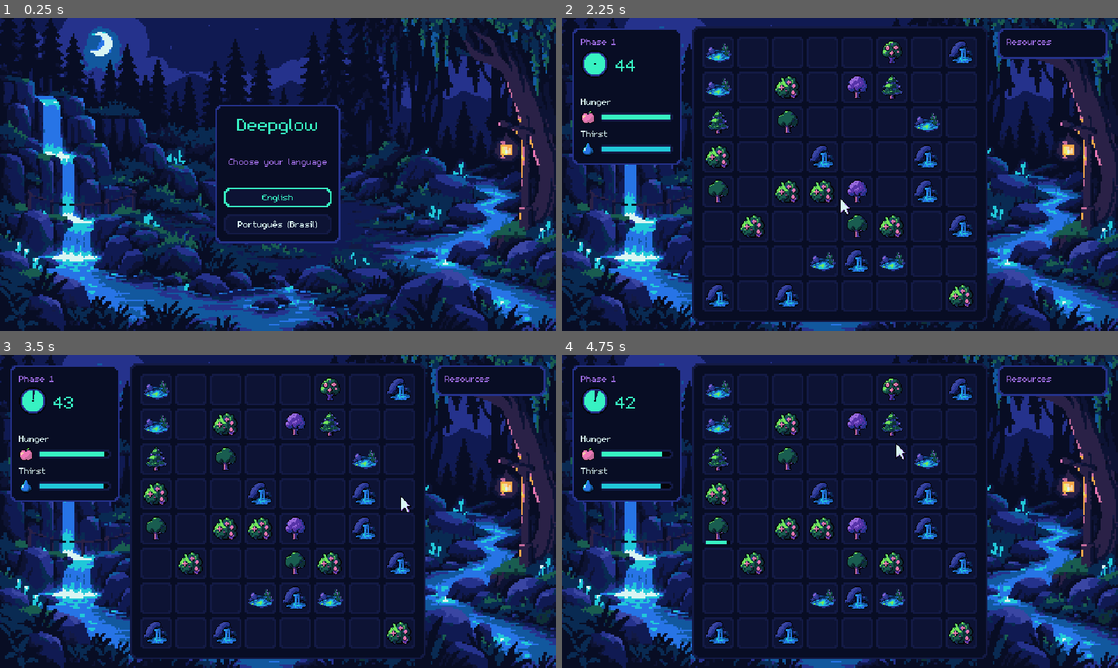
Above: before the commit, frames 1-4 (two rows, left to right).
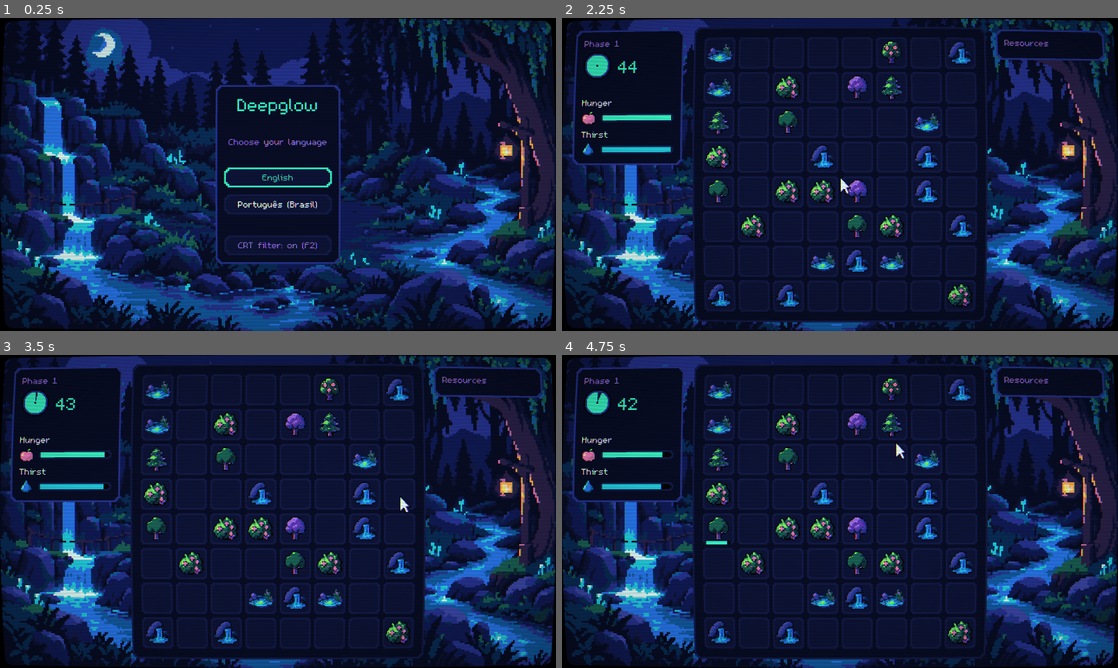
Above: after the commit, the same moments.

Repository: thiagoalgo/deepglow-ai-original
Game: Godot game, scene res://src/main/app.tscn
Same seed, same stepped clock (60 frames per second), same inputs: the game is played once before the commit and once after it. Before the commit the project starts from res://src/main/main.tscn.
Inputs (mouse positions are in pixels of both pictures, inside the frame that each line leads up to):
- Up to frame 1 (0.25 s): no input
- Up to frame 2 (2.25 s): click (840, 246) at 0.5 s, where only the run after the commit has a clickable "CRT filter: on (F2)"; click (840, 246) at 1.25 s, where only the run after the commit has a clickable "CRT filter: off (F2)"; click "English" at 2 s
- Up to frame 3 (3.5 s): tap Enter at 2.75 s; move the mouse to (400, 495) at 2.77 s; press the mouse at (400, 495) at 2.78 s
- Up to frame 4 (4.75 s): tap Space at 3.5 s; move the mouse to (728, 527) at 3.52 s; release the mouse at (728, 527) at 3.53 s; click (728, 527) at 3.6 s; tap Enter at 4.25 s; move the mouse to (895, 442) at 4.27 s; press the mouse at (895, 442) at 4.28 s

The runs differ from the first frame. In frame 1, 21% of the frame differs, in the area x 0-100%, y 0-100%; in frame 2, 17%; in frame 3, 17%; in frame 4, 17%.

Commit message:
feat: add optional CRT filter with a slightly curved tube look
- The game now renders into a fixed 640x360 SubViewport inside App
  (new main scene), shown integer-scaled and centred with letterbox, so
  post effects run at the window resolution.
- crt.gdshader: subtle barrel curvature, rounded tube corners, scanlines,
  vignette and light colour fringing; passthrough when disabled.
- Settings.crt_enabled (persisted, on by default), toggled with F2
  (toggle_crt action) or the button on the title screen.

Co-Authored-By: Claude Opus 5.5 <noreply@anthropic.com>
Claude-Session: https://claude.ai/code/session_012dh8mRUjYh5ntJv4jzA78g

Diff:
--- a/localization/translations.csv
+++ b/localization/translations.csv
@@ -4,6 +4,8 @@
 UI_CONTINUE,Continue,Continuar
 UI_BUY,Buy,Comprar
 UI_MAXED,Max,Máx
+UI_CRT_ON,CRT filter: on (F2),Filtro CRT: ligado (F2)
+UI_CRT_OFF,CRT filter: off (F2),Filtro CRT: desligado (F2)
 UI_SELECT_UPGRADE,Select an upgrade to see its details.,Selecione uma evolução para ver os detalhes.
 UI_LEVEL,%d/%d,%d/%d
 UI_UPGRADES_TITLE,Upgrades,Evoluções
--- a/project.godot
+++ b/project.godot
@@ -12,7 +12,7 @@
 
 config/name="Deepglow"
 config/description="Pixel art board game with a bioluminescent setting."
-run/main_scene="res://src/main/main.tscn"
+run/main_scene="res://src/main/app.tscn"
 config/features=PackedStringArray("4.7", "GL Compatibility")
 config/icon="res://icon.svg"
 
@@ -34,8 +34,7 @@
 window/size/viewport_height=360
 window/size/window_width_override=2560
 window/size/window_height_override=1440
-window/stretch/mode="viewport"
-window/stretch/scale_mode="integer"
+window/stretch/mode="disabled"
 
 [gui]
 
@@ -57,6 +56,11 @@
 , Object(InputEventKey,"resource_local_to_scene":false,"resource_name":"","device":-1,"window_id":0,"alt_pressed":false …(186 unchanged characters)…
 ]
 }
+toggle_crt={
+"deadzone": 0.2,
+"events": [Object(InputEventKey,"resource_local_to_scene":false,"resource_name":"","device":-1,"window_id":0,"alt_pressed":false,"shift_pressed":false,"ctrl_pressed":false,"meta_pressed":false,"pressed":false,"keycode":0,"physical_keycode":4194333,"key_label":0,"unicode":0,"location":0,"echo":false,"script":null)
+]
+}
 
 [internationalization]
 
--- a/src/autoload/settings.gd
+++ b/src/autoload/settings.gd
@@ -1,11 +1,12 @@
 extends Node
 ## Player settings (autoload "Settings"), persisted to user://settings.cfg.
 ##
-## Owns the active locale. To add a language: add a column to
+## Owns the active locale and the CRT filter switch. To add a language: add a column to
 ## localization/translations.csv, register the generated .translation in
 ## Project Settings > Localization, and add an entry to SUPPORTED_LOCALES.
 
 signal locale_changed(locale: String)
+signal crt_changed(enabled: bool)
 
 const SAVE_PATH := "user://settings.cfg"
 const DEFAULT_LOCALE := "en"
@@ -16,6 +17,8 @@
 }
 
 var locale: String = DEFAULT_LOCALE
+## Soft CRT look (curved tube, scanlines). Toggle: title screen or the toggle_crt action (F2).
+var crt_enabled: bool = true
 
 var _config := ConfigFile.new()
 var _has_saved_locale: bool = false
@@ -42,6 +45,12 @@
 	locale_changed.emit(locale)
 
 
+func set_crt_enabled(enabled: bool) -> void:
+	crt_enabled = enabled
+	_save()
+	crt_changed.emit(crt_enabled)
+
+
 ## Best supported match for a system/locale string (e.g. "pt_PT" -> "pt_BR").
 static func match_supported_locale(requested: String) -> String:
 	if SUPPORTED_LOCALES.has(requested):
@@ -63,10 +72,13 @@
 		_has_saved_locale = true
 	else:
 		locale = match_supported_locale(OS.get_locale())
+	crt_enabled = bool(_config.get_value("video", "crt", crt_enabled))
 
 
 func _save() -> void:
-	_config.set_value("general", "locale", locale)
+	if _has_saved_locale:
+		_config.set_value("general", "locale", locale)
+	_config.set_value("video", "crt", crt_enabled)
 	var err := _config.save(SAVE_PATH)
 	if err != OK:
 		push_error("Failed to save settings: %s" % error_string(err))
--- /dev/null
+++ b/src/main/app.gd
@@ -0,0 +1,39 @@
+class_name App
+extends Control
+## Window root. The whole game (Main) renders into a fixed 640x360 SubViewport,
+## shown integer-scaled and centred. Drawing it through a SubViewportContainer
+## lets the optional CRT shader (crt.gdshader) run at the window resolution,
+## so the curvature and scanlines stay smooth while the game pixels stay crisp.
+
+## Game resolution (the pixel-art canvas).
+const BASE_SIZE := Vector2i(640, 360)
+
+@onready var _screen: SubViewportContainer = %Screen
+@onready var _viewport: SubViewport = %GameViewport
+
+
+func _ready() -> void:
+	_viewport.size = BASE_SIZE
+	get_viewport().size_changed.connect(_fit_screen)
+	Settings.crt_changed.connect(_apply_crt)
+	_apply_crt(Settings.crt_enabled)
+	_fit_screen()
+
+
+func _unhandled_input(event: InputEvent) -> void:
+	if event.is_action_pressed(&"toggle_crt"):
+		Settings.set_crt_enabled(not Settings.crt_enabled)
+		get_viewport().set_input_as_handled()
+
+
+## Largest integer scale that fits the window; the rest is black letterbox.
+func _fit_screen() -> void:
+	var window := get_viewport_rect().size
+	var factor := maxi(1, floori(minf(window.x / BASE_SIZE.x, window.y / BASE_SIZE.y)))
+	_screen.size = Vector2(BASE_SIZE)
+	_screen.scale = Vector2(factor, factor)
+	_screen.position = ((window - Vector2(BASE_SIZE * factor)) / 2.0).floor()
+
+
+func _apply_crt(enabled: bool) -> void:
+	(_screen.material as ShaderMaterial).set_shader_parameter(&"enabled", enabled)
--- /dev/null
+++ b/src/main/app.tscn
@@ -0,0 +1,46 @@
+[gd_scene format=3]
+
+[ext_resource type="Script" path="res://src/main/app.gd" id="1_app"]
+[ext_resource type="Shader" path="res://src/main/crt.gdshader" id="2_crt"]
+[ext_resource type="PackedScene" path="res://src/main/main.tscn" id="3_main"]
+
+[sub_resource type="ShaderMaterial" id="ShaderMaterial_crt"]
+shader = ExtResource("2_crt")
+
+[node name="App" type="Control"]
+layout_mode = 3
+anchors_preset = 15
+anchor_right = 1.0
+anchor_bottom = 1.0
+grow_horizontal = 2
+grow_vertical = 2
+mouse_filter = 2
+script = ExtResource("1_app")
+
+[node name="Letterbox" type="ColorRect" parent="."]
+layout_mode = 1
+anchors_preset = 15
+anchor_right = 1.0
+anchor_bottom = 1.0
+grow_horizontal = 2
+grow_vertical = 2
+mouse_filter = 2
+color = Color(0, 0, 0, 1)
+
+[node name="Screen" type="SubViewportContainer" parent="."]
+unique_name_in_owner = true
+texture_filter = 1
+material = SubResource("ShaderMaterial_crt")
+layout_mode = 0
+offset_right = 640.0
+offset_bottom = 360.0
+
+[node name="GameViewport" type="SubViewport" parent="Screen"]
+unique_name_in_owner = true
+snap_2d_transforms_to_pixel = true
+snap_2d_vertices_to_pixel = true
+canvas_item_default_texture_filter = 0
+size = Vector2i(640, 360)
+render_target_update_mode = 4
+
+[node name="Main" parent="Screen/GameViewport" instance=ExtResource("3_main")]
--- /dev/null
+++ b/src/main/crt.gdshader
@@ -0,0 +1,60 @@
+shader_type canvas_item;
+// Soft CRT look applied at the window resolution to the 640x360 game image
+// (drawn by the SubViewportContainer in src/main/app.tscn). When `enabled` is
+// false the image passes through untouched (crisp, integer-scaled pixels).
+
+uniform bool enabled = true;
+// Barrel distortion ("slightly curved tube"). 0 = flat.
+uniform float curvature : hint_range(0.0, 0.2) = 0.02;
+// Darkening between the rows of game pixels.
+uniform float scanline_strength : hint_range(0.0, 1.0) = 0.34;
+// Darker screen edges.
+uniform float vignette_strength : hint_range(0.0, 1.0) = 0.28;
+// Red/blue offset in game pixels (very small colour fringing).
+uniform float chroma_offset : hint_range(0.0, 1.0) = 0.25;
+// Rounded tube corners, as a fraction of the screen height.
+uniform float corner_radius : hint_range(0.0, 0.2) = 0.025;
+// Compensates the average darkening of scanlines + vignette.
+uniform float brightness : hint_range(0.5, 1.5) = 1.14;
+uniform vec2 source_size = vec2(640.0, 360.0);
+
+vec2 warp(vec2 uv) {
+	vec2 c = uv * 2.0 - 1.0;
+	c *= 1.0 + curvature * (c.yx * c.yx);
+	return c * 0.5 + 0.5;
+}
+
+float corner_mask(vec2 uv) {
+	// Rounded-rectangle mask in screen units (aspect-corrected), 1 inside.
+	vec2 aspect = vec2(source_size.x / source_size.y, 1.0);
+	vec2 p = abs(uv - 0.5) * aspect;
+	vec2 half_size = 0.5 * aspect - vec2(corner_radius);
+	vec2 q = max(p - half_size, vec2(0.0));
+	float d = length(q) - corner_radius;
+	return 1.0 - smoothstep(-0.002, 0.002, d);
+}
+
+void fragment() {
+	if (!enabled) {
+		COLOR = texture(TEXTURE, UV);
+	} else {
+		vec2 uv = warp(UV);
+		if (uv.x < 0.0 || uv.x > 1.0 || uv.y < 0.0 || uv.y > 1.0) {
+			COLOR = vec4(0.0, 0.0, 0.0, 1.0);
+		} else {
+			vec2 px = vec2(chroma_offset / source_size.x, 0.0);
+			vec3 col;
+			col.r = texture(TEXTURE, uv + px).r;
+			col.g = texture(TEXTURE, uv).g;
+			col.b = texture(TEXTURE, uv - px).b;
+			// Scanlines: each game-pixel row is a little darker at its top/bottom edge.
+			float row = fract(uv.y * source_size.y);
+			col *= 1.0 - scanline_strength * pow(abs(row - 0.5) * 2.0, 2.0);
+			// Vignette.
+			vec2 d = uv - 0.5;
+			col *= 1.0 - vignette_strength * dot(d, d) * 2.0;
+			col *= brightness;
+			COLOR = vec4(col * corner_mask(uv), 1.0);
+		}
+	}
+}
--- a/src/ui/language_select/language_select.gd
+++ b/src/ui/language_select/language_select.gd
@@ -3,15 +3,19 @@
 ## Start screen: pick the game language.
 ## One button per entry in Settings.SUPPORTED_LOCALES (built at runtime).
 ## Focusing/hovering a language previews the whole screen in that language;
-## confirming persists it through Settings.
+## confirming persists it through Settings. Also hosts the CRT filter switch.
 
 signal language_confirmed(locale: String)
 
 @onready var _options: VBoxContainer = %Options
+@onready var _crt_toggle: Button = %CrtToggle
 
 
 func _ready() -> void:
 	_build_options()
+	_crt_toggle.pressed.connect(func() -> void: Settings.set_crt_enabled(not Settings.crt_enabled))
+	Settings.crt_changed.connect(_update_crt_label)
+	_update_crt_label(Settings.crt_enabled)
 
 
 func _build_options() -> void:
@@ -42,3 +46,7 @@
 func _on_option_pressed(locale: String) -> void:
 	Settings.set_locale(locale)
 	language_confirmed.emit(locale)
+
+
+func _update_crt_label(enabled: bool) -> void:
+	_crt_toggle.text = tr(&"UI_CRT_ON") if enabled else tr(&"UI_CRT_OFF")
--- a/src/ui/language_select/language_select.tscn
+++ b/src/ui/language_select/language_select.tscn
@@ -56,3 +56,10 @@
 layout_mode = 2
 size_flags_horizontal = 4
 theme_override_constants/separation = 8
+
+[node name="CrtToggle" type="Button" parent="Center/Panel/Layout"]
+unique_name_in_owner = true
+layout_mode = 2
+size_flags_horizontal = 4
+theme_type_variation = &"SmallButton"
+text = "UI_CRT_ON"
--- a/src/ui/theme/main_theme.tres
+++ b/src/ui/theme/main_theme.tres
@@ -177,6 +177,8 @@
 PanelContainer/styles/panel = SubResource("StyleBox_panel")
 CompactPanel/base_type = &"PanelContainer"
 CompactPanel/styles/panel = SubResource("StyleBox_compact_panel")
+SmallButton/base_type = &"Button"
+SmallButton/colors/font_color = Color(0.6039, 0.4196, 0.8706, 1)
 HudPanel/base_type = &"PanelContainer"
 HudPanel/styles/panel = SubResource("StyleBox_hud_panel")
 HScrollBar/styles/grabber = SubResource("StyleBox_grabber")
Not shown, added: src/main/app.gd.uid
Not shown, added: src/main/crt.gdshader.uid
Not shown, changed: AGENTS.md
